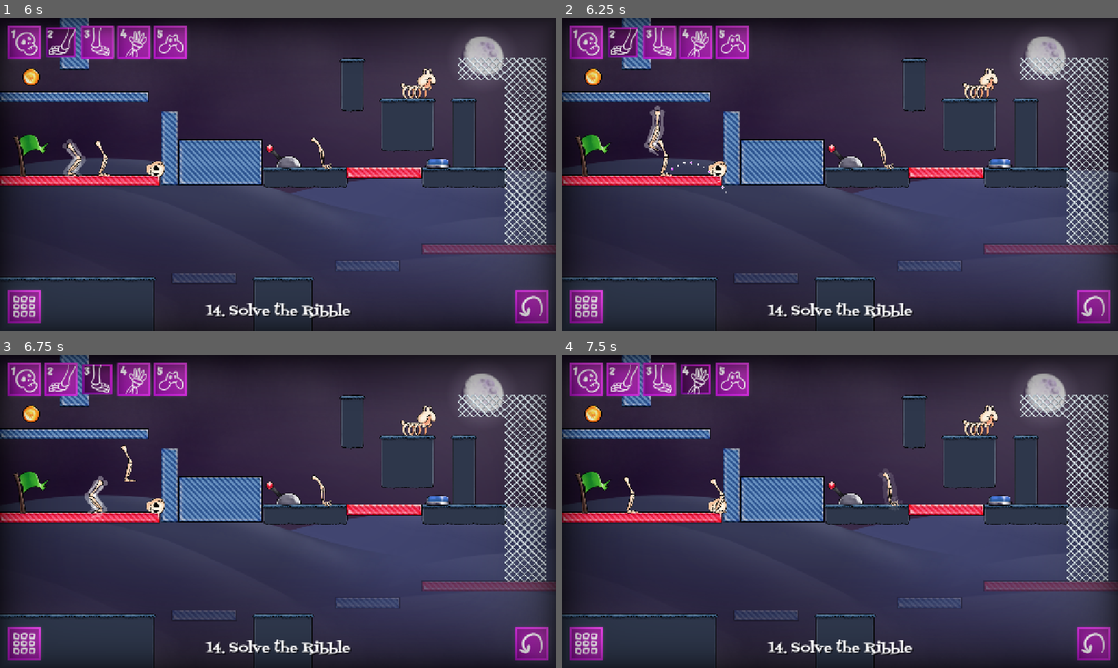
Above: before the commit, frames 1-4 (two rows, left to right).
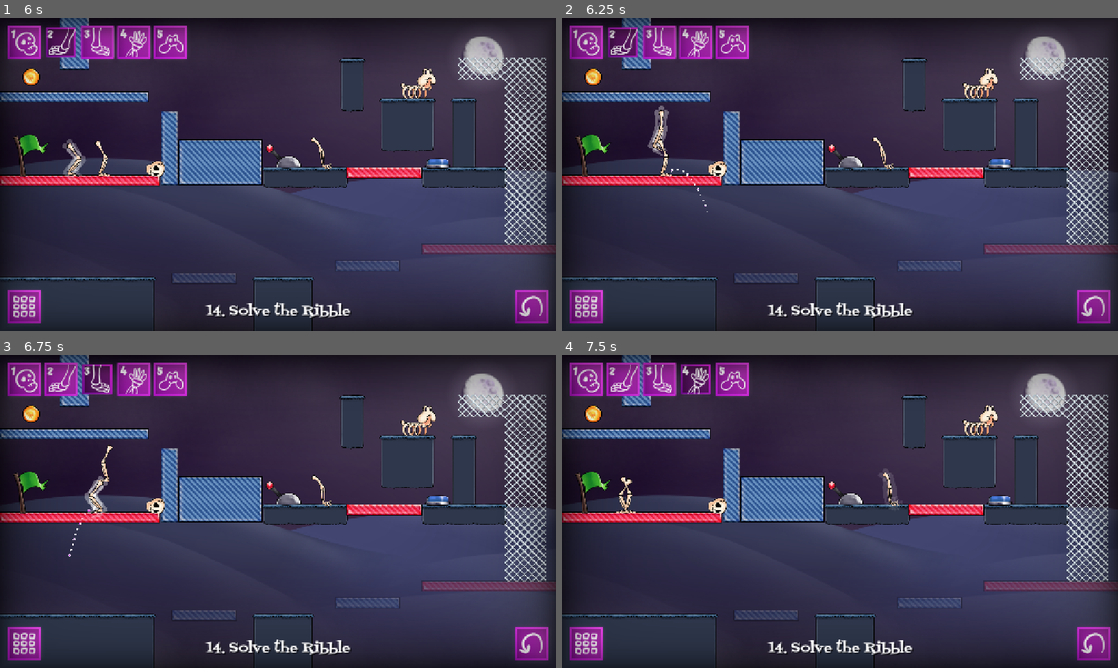
Above: after the commit, the same moments.

Repository: KettLovahr/ludum-dare-58
Game: Godot game, scene res://Scenes/Levels/SolveTheRibble.tscn
Same seed, same stepped clock (60 frames per second), same inputs: the game is played once before the commit and once after it. This scene is started directly instead of the project's main scene. The engine's default icon, where the game draws it, is replaced by a stand-in: a white triangle on a blue panel in a dark square.
Inputs (mouse positions are in pixels of both pictures, inside the frame that each line leads up to):
- Up to frame 1 (6 s): click "1" at 0.5 s; click "2" at 1.25 s; click "3" at 2 s; click "4" at 2.75 s; click "5" at 3.5 s; click "1" at 4.25 s; move the mouse to (139, 168) at 5.02 s; hold Right (move_right) from 5.03 s (still down); tap Space (move_action) at 5.1, 5.85 s; click (139, 168) at 5.17 s; tap Up (move_up) at 5.27 s; move the mouse to (66, 158) at 5.77 s; click (66, 158) at 5.92 s
- Up to frame 2 (6.25 s): keep holding Right (move_right); tap Up (move_up) at 6.02 s
- Up to frame 3 (6.75 s): move the mouse to (105, 495) at 6.52 s; release Right (move_right) at 6.53 s; hold Left (move_left) from 6.53 s (still down); tap Space (move_action) at 6.6 s; click (105, 495) at 6.67 s
- Up to frame 4 (7.5 s): move the mouse to (890, 489) at 7.27 s; release Left (move_left) at 7.28 s; hold Right (move_right) from 7.28 s (still down); tap Space (move_action) at 7.35 s; click (890, 489) at 7.42 s

Frame 1 is identical in both runs. In frame 2, 0.4% of the frame differs, in the area x 14-30%, y 28-62%; in frame 3, 0.2%; in frame 4, 0.3%.

Commit message:
mais controle no ar das pernas

Diff:
--- a/Scenes/Objects/Player/Parts/Leg/Leg.gd
+++ b/Scenes/Objects/Player/Parts/Leg/Leg.gd
@@ -22,23 +22,23 @@
 @onready var right_kick = $KickArea/Right
 
 func _handle_controls(_delta: float):
+	if anim.current_animation == "kick":
+		return
+	var axis = Input.get_axis("move_left","move_right")
+	velocity.x = Input.get_axis("move_left","move_right") * HOP_DIST
+	if axis < 0:
+		$Root.scale.x = -1
+		facing = Direction.LEFT
+		left_kick.set_deferred("disabled", false)
+		right_kick.set_deferred("disabled", true)
+	elif axis > 0:
+		$Root.scale.x = 1
+		facing = Direction.RIGHT
+		left_kick.set_deferred("disabled", true)
+		right_kick.set_deferred("disabled", false)
 	if is_on_floor():
-		if anim.current_animation == "kick":
-			return
-		var axis = Input.get_axis("move_left","move_right")
-		velocity.x = Input.get_axis("move_left","move_right") * HOP_DIST
-		if axis < 0:
-			$Root.scale.x = -1
+		if axis != 0:
 			anim.play("walk")
-			facing = Direction.LEFT
-			left_kick.set_deferred("disabled", false)
-			right_kick.set_deferred("disabled", true)
-		elif axis > 0:
-			$Root.scale.x = 1
-			anim.play("walk")
-			facing = Direction.RIGHT
-			left_kick.set_deferred("disabled", true)
-			right_kick.set_deferred("disabled", false)
 		else:
 			anim.play("idle")
 		if Input.is_action_just_pressed("move_action"):
